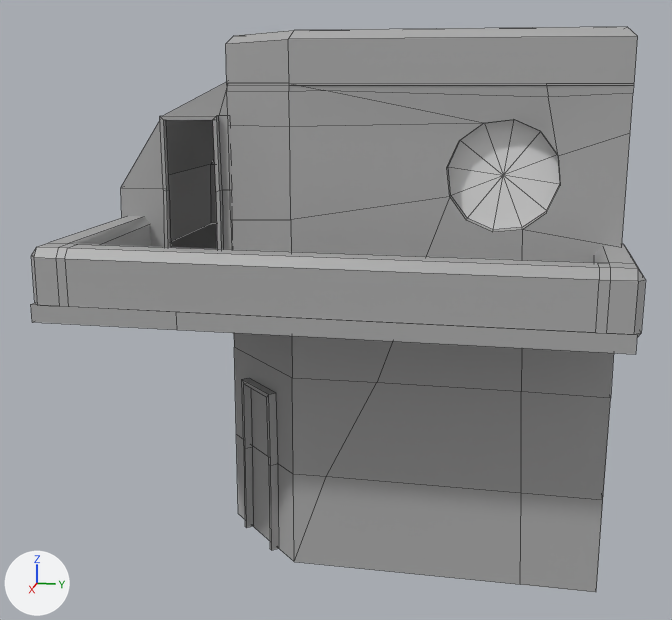
An edit to the FBX model assets/3d/buildings/building_00/Building00.fbx, drawn before and after from the same camera.
Camera for both pictures: a camera (50 mm lens) standing at (6.25, 0.64, 2.91) and looking at (0.39, -0.53, 1.44). Arrows for +X, +Y and +Z are at lower left; the lights stay in place. Mesh edges are drawn as thin lines. Where no turn or scale is listed for an object, it has been applied to the vertices.

The first picture shows 'Building00'.
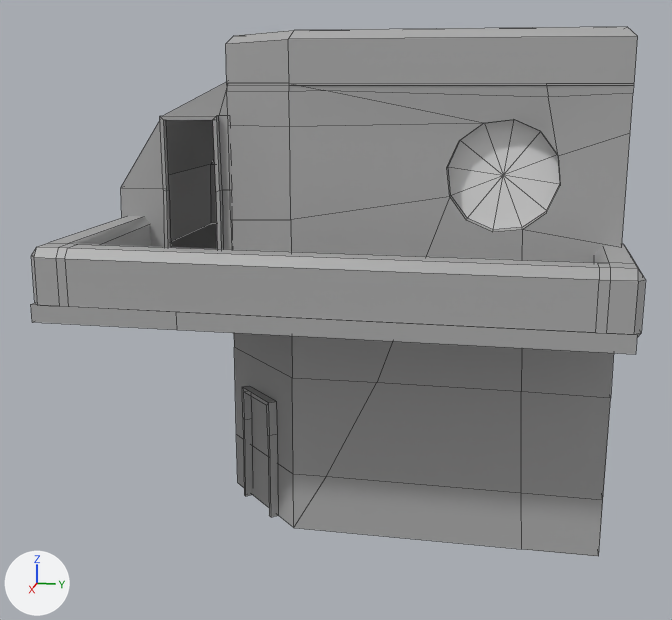
The newer file is also rescaled (x2.671), turned or shifted as a whole; pictures and numbers use the older file's frame.

Boxes [x1, y1, x2, y2] around the edits, measured in the pictures (672 x 620 px; the box of a moved part takes in the faces that stretch with it):
'Building00', reshaped (6% shorter): before [31, 27, 645, 592]; after [31, 27, 645, 556]
part 1 of me_mesh, moved or reshaped: before [242, 378, 276, 397]; after [242, 386, 275, 405]
part 2 of me_mesh, moved or reshaped: before [242, 381, 278, 550]; after [242, 388, 278, 517]
part 3 of me_mesh, moved or reshaped: before [236, 435, 603, 592]; after [236, 435, 603, 556]

The change, as a diff of the scene's bpy script:
```diff
--- a/assets/3d/buildings/building_00/Building00.fbx.py
+++ b/assets/3d/buildings/building_00/Building00.fbx.py
@@ me_mesh @@
 me_mesh.from_pydata(...)  # 312 vertices, 286 faces; spans x -1.19..1.81, y -1.92..1.23, z 0.02..3.18
 # used by ob_building00; location = (0.0, 0.0, 0.0)
+# me_mesh part 1: all 8 vertices in x 0.74..1.05, y -1.07..-0.77, z 1.03..1.06 are moved by (0.0, 0.0, -0.05)
+# me_mesh part 2: all 8 vertices in x 0.75..1.06, y -1.06..-0.77, z 0.59..0.6 are moved by (0.0, 0.0, 0.2)
+# me_mesh part 3: all 23 vertices in x -1.17..1.17, y -1.17..1.17, z 0.02 are moved by (0.0, 0.0, 0.23)
 me_mesh.materials.append(mat_standardsurface1)
```
